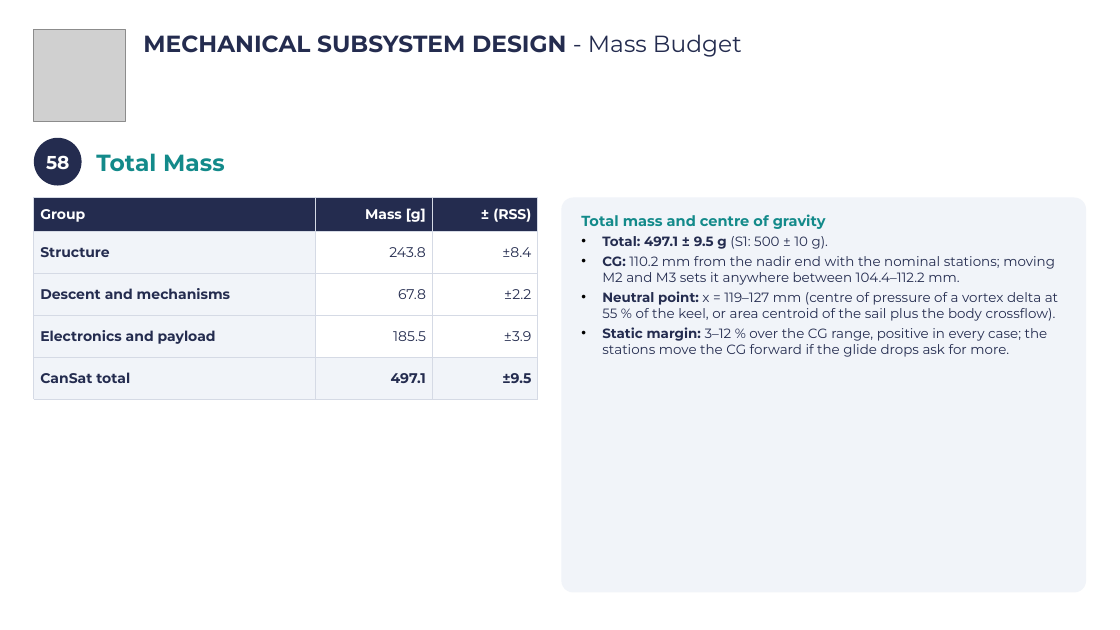
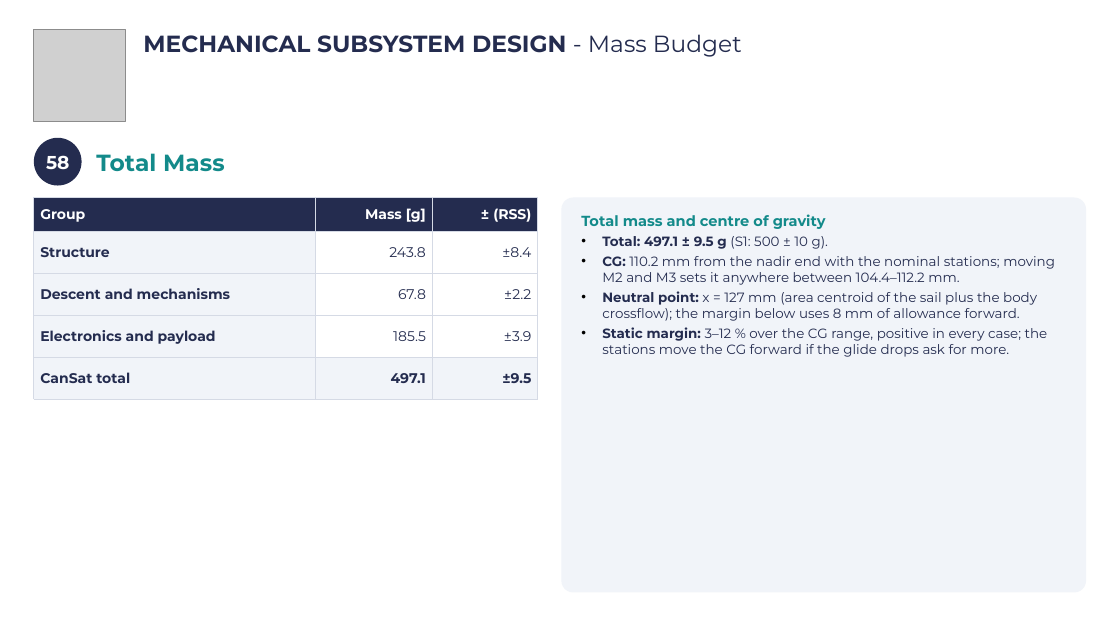
Before and after one commit to Caetano18/proyecto, a slide deck: slide 61 of cansat_pdr/laminas_plantilla/CanSat_PDR_Hermes_V2.pptx. Drawn at 1120x630 pixels with LibreOffice and Linux fonts; fonts in the diff are those of the drawing; grey boxes stand for pictures; background and template pictures are left out. Boxes give left, top, right and bottom in pixels: in the first picture for what was removed or moved away, otherwise in the second. Text is boxed around its words. In the diff, an @@ line names an element or a change of style, - is before the commit and + after.

```diff
--- a/cansat_pdr/laminas_plantilla/CanSat_PDR_Hermes_V2.pptx
+++ b/cansat_pdr/laminas_plantilla/CanSat_PDR_Hermes_V2.pptx
@@ text in rounded rectangle at <box>602,291,1037,321</box>: text changed @@
-• Neutral point: x = 119–127 mm (centre of pressure of a vortex delta at 55 % of the keel, or area centroid of the sail plus the body crossflow).
+• Neutral point: x = 127 mm (area centroid of the sail plus the body crossflow); the margin below uses 8 mm of allowance forward.
```
Also in this commit, not shown: 2 other slides changed, 13 other files.
